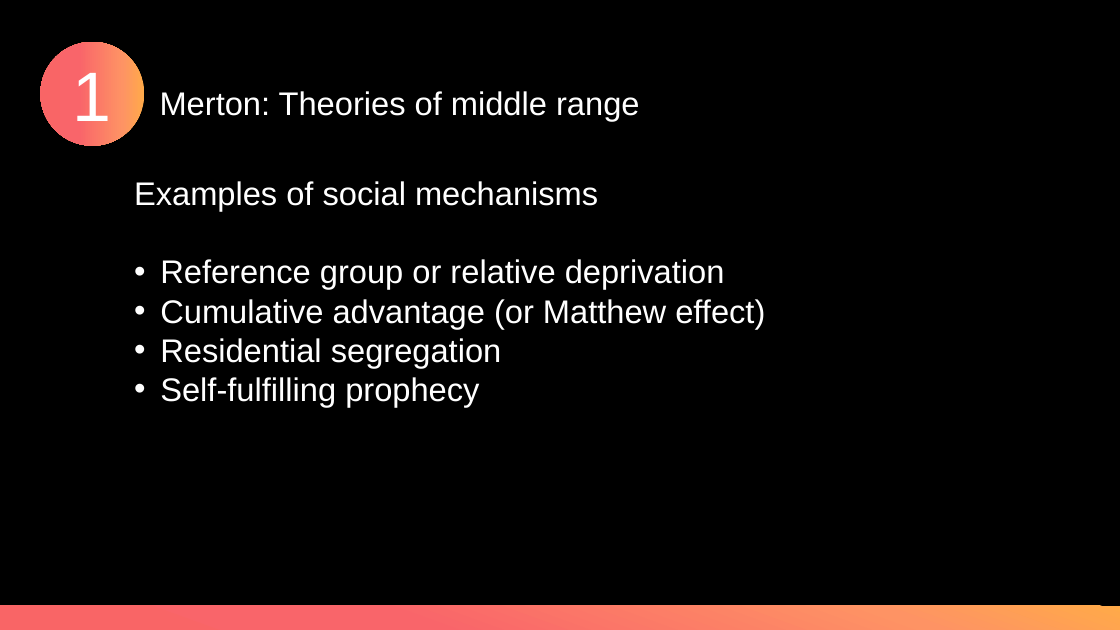
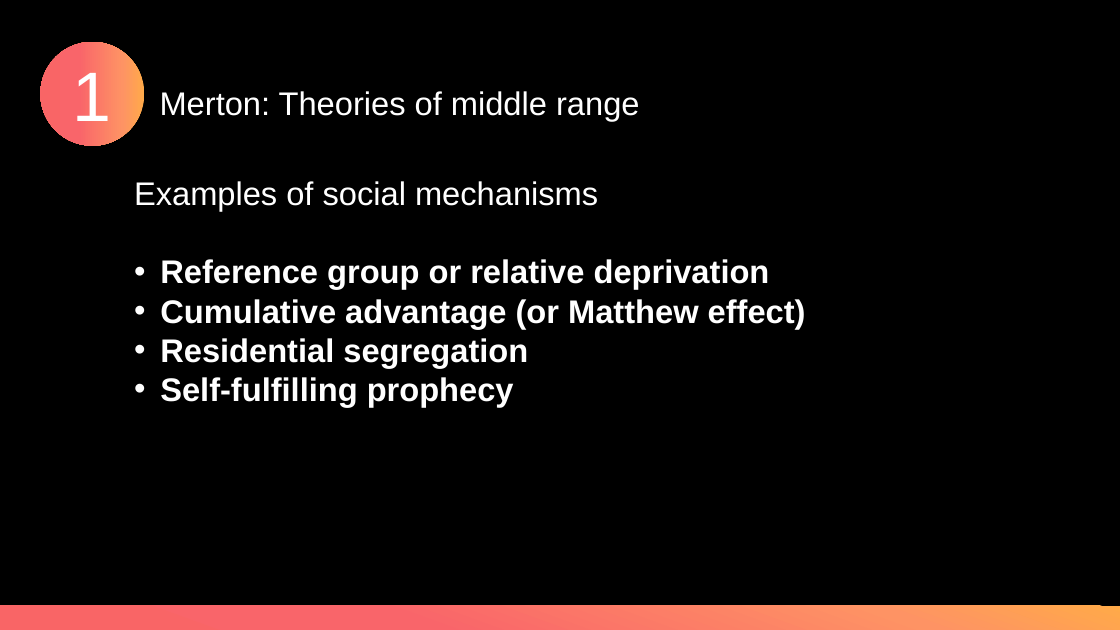
Before and after one commit to XueWenSYan/Intro_to_sociology, a slide deck: slide 24 of Meetings 1 & 2.pptx. Drawn at 1120x630 pixels with LibreOffice and Linux fonts; fonts in the diff are those of the drawing. Boxes give left, top, right and bottom in pixels: in the first picture for what was removed or moved away, otherwise in the second. Text is boxed around its words. In the diff, an @@ line names an element or a change of style, - is before the commit and + after.

```diff
--- a/Meetings 1 & 2.pptx
+++ b/Meetings 1 & 2.pptx
@@ text at [160, 259, 806, 407]: bold on in "Reference group or relative deprivation", "Cumulative advantage (or Matthew effect)", "Residential segregation", "Self-fulfilling prophecy" @@
```
Also in this commit, not shown: 11 other files.
